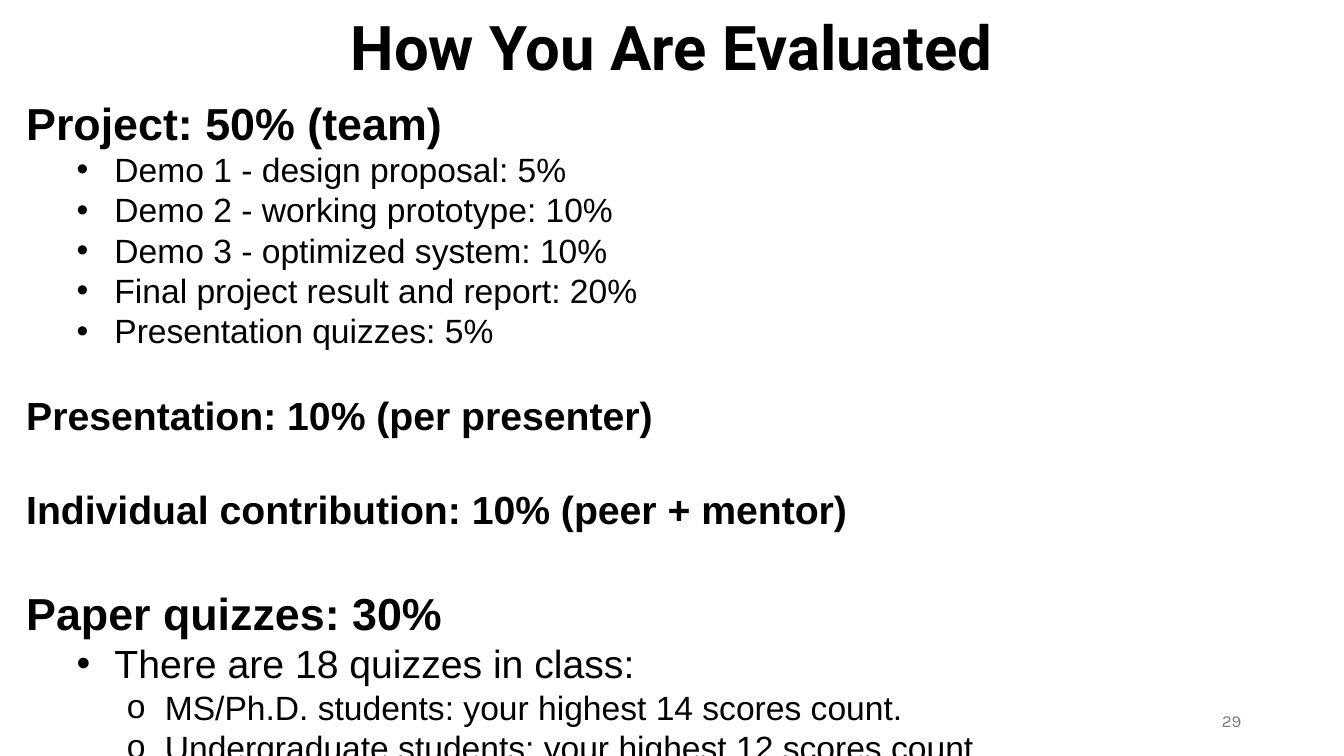
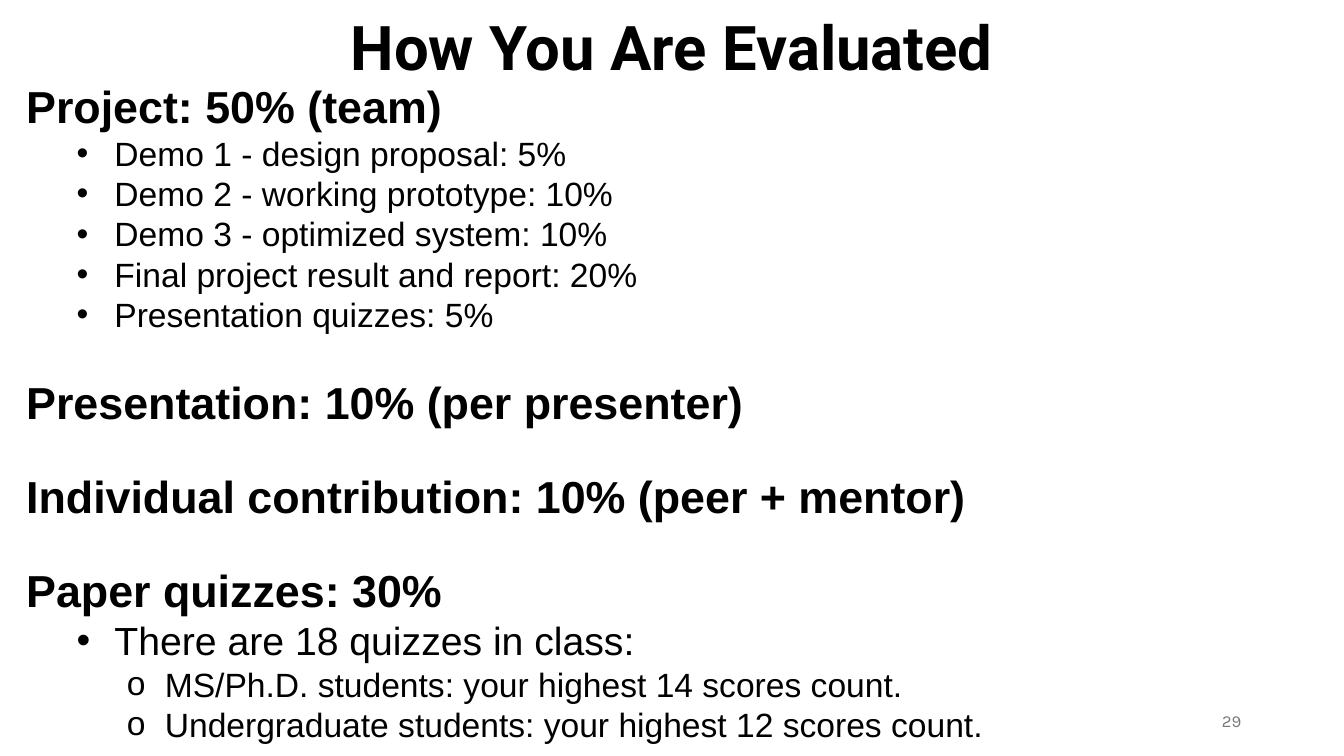
Before and after one commit to ec528/ec528.github.io, a slide deck: slide 29 of slides/fall26/1-introduction.pptx. Drawn at 1344x756 pixels with LibreOffice and Linux fonts; fonts in the diff are those of the drawing. Boxes give left, top, right and bottom in pixels: in the first picture for what was removed or moved away, otherwise in the second. Text is boxed around its words. In the diff, an @@ line names an element or a change of style, - is before the commit and + after.

```diff
--- a/slides/fall26/1-introduction.pptx
+++ b/slides/fall26/1-introduction.pptx
@@ text "Project: 50% (team)": place and size @@
-text "Project: 50% (team)" at [26, 107, 902, 727]
+text "Project: 50% (team)" at [26, 90, 982, 744]
@@ text at [26, 386, 965, 522]: size 28 to 32 pt in "Presentation: 10% (per presenter)", "Individual contribution: 10% (peer + mentor)" @@
```
Also in this commit, not shown: 7 other slides changed, 1 other file.
